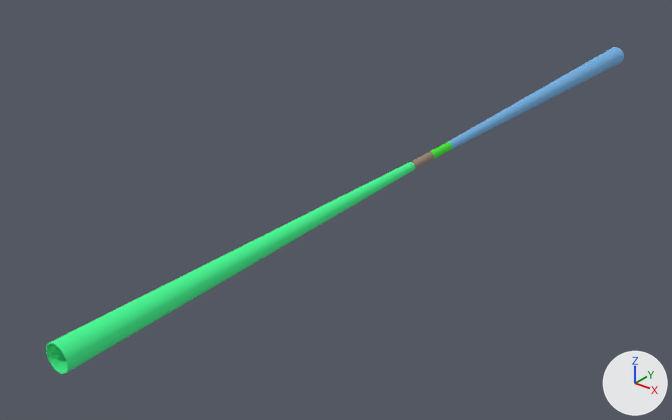
An edit to the glTF model src/assets/detectors/IDEA_o2_v01.gltf, drawn before and after from the same camera.
The view is the same before and after, from a 50 mm camera at (124.0, -195.0, 95.0) aimed at (-16.0, -21.0, -13.0). The lights are fixed; the arrows at lower right show +X, +Y and +Z. The first picture is the older version. Where no turn or scale is listed for an object, it has been applied to the vertices.

In view in the first picture: 'tube_AlBeMet162_wall2_7.001', 'tube_AlBeMet162_wall_6.001' and 2 more.
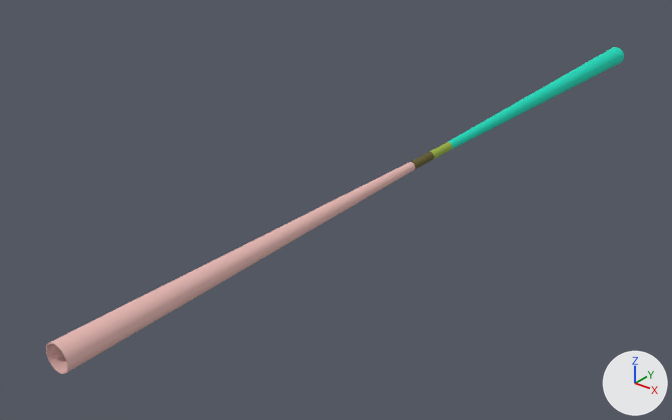
Diff of the bpy script that builds the scene:
```diff
--- a/src/assets/detectors/IDEA_o2_v01.gltf.py
+++ b/src/assets/detectors/IDEA_o2_v01.gltf.py
@@ mat_material_2 @@
 mat_material_2 = principled_material('Material_2')
-mat_material_2.base_color = (0.0612, 0.973, 0.301)  # green #46fc95
+mat_material_2.base_color = (0.799, 0.485, 0.456)  # pink #e7b9b4
 mat_material_2.roughness = 1.0
@@ mat_material_3 @@
 mat_material_3 = principled_material('Material_3')
-mat_material_3.base_color = (0.184, 0.456, 0.799)  # blue #77b4e7
+mat_material_3.base_color = (0.00651, 0.716, 0.515)  # cyan #13dcbe
 mat_material_3.roughness = 1.0
```

What differs and where, as boxes [x1, y1, x2, y2] in the pictures (672 x 420 px):
'tube_AlBeMet162_wall_6.001', recoloured: [46, 162, 415, 374] in both
'tube_AlBeMet162_wall2_7.001', recoloured: [446, 47, 624, 150] in both
